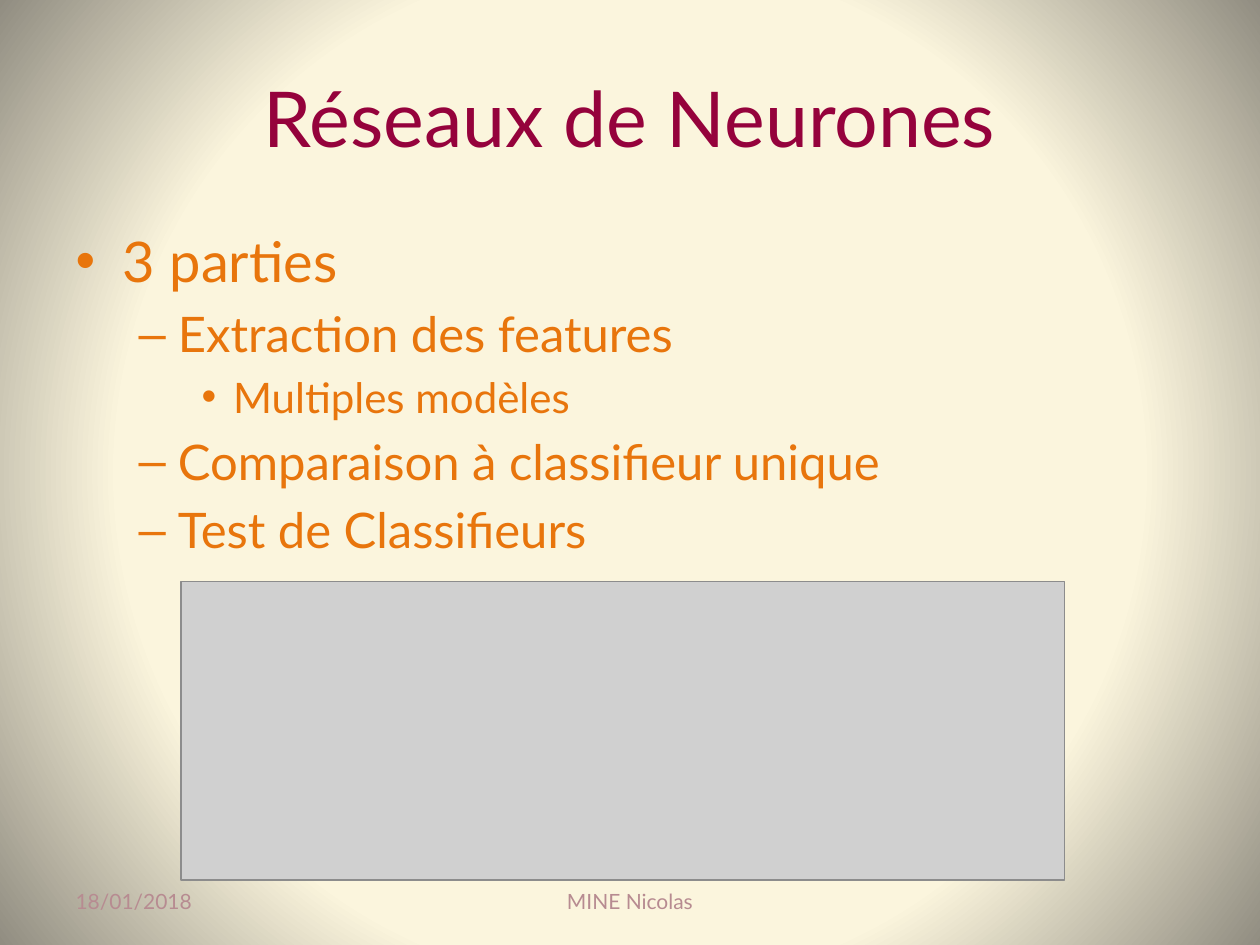
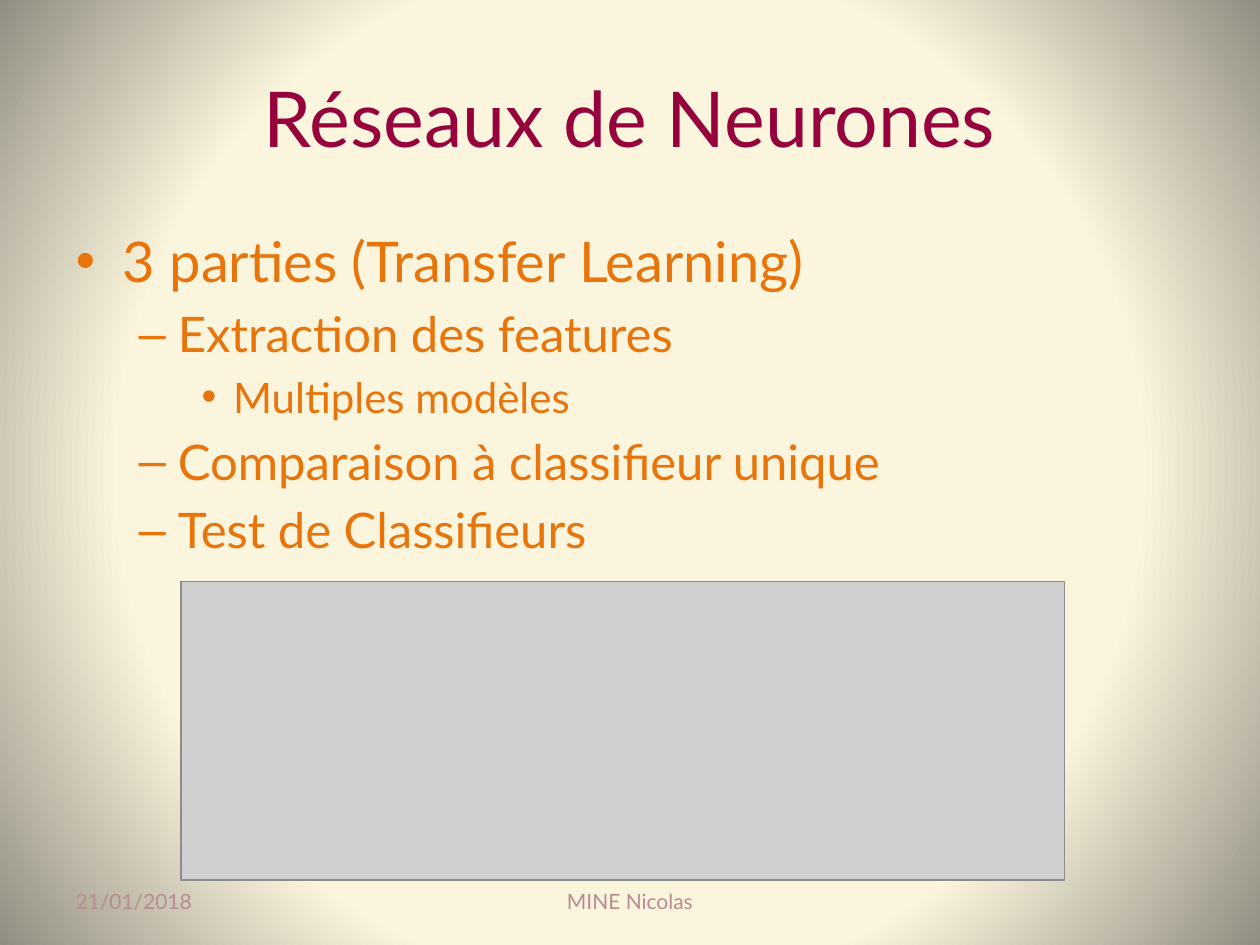
Before and after one commit to Coni63/OC_DS, a slide deck: slide 18 of P7/Presentation_p7.pptx. Drawn at 1260x945 pixels with LibreOffice and Linux fonts; fonts in the diff are those of the drawing; grey boxes stand for pictures. Boxes give left, top, right and bottom in pixels: in the first picture for what was removed or moved away, otherwise in the second. Text is boxed around its words. In the diff, an @@ line names an element or a change of style, - is before the commit and + after.

```diff
--- a/P7/Presentation_p7.pptx
+++ b/P7/Presentation_p7.pptx
@@ text at box(123, 238, 804, 293): text changed @@
-• 3 parties
+• 3 parties (Transfer Learning)
@@ text at box(76, 894, 192, 909): text changed @@
-18/01/2018
+21/01/2018
```
Also in this commit, not shown: 31 other slides changed, 1 slide added, 12 other files.
